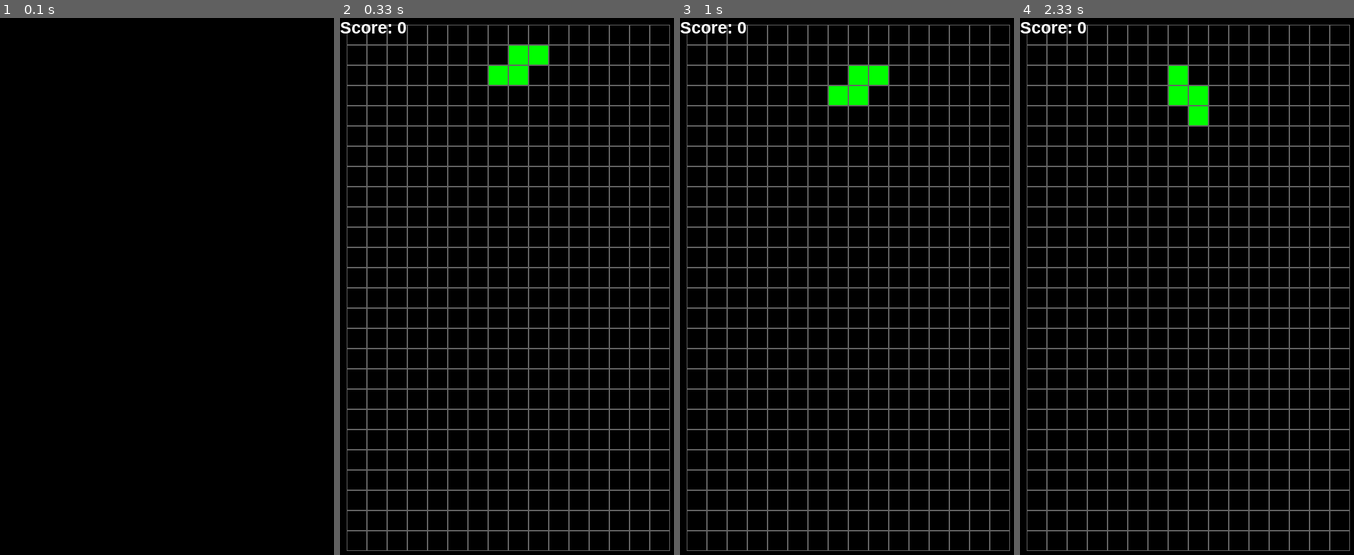
Above: before the commit, frames 1-4 (left to right).
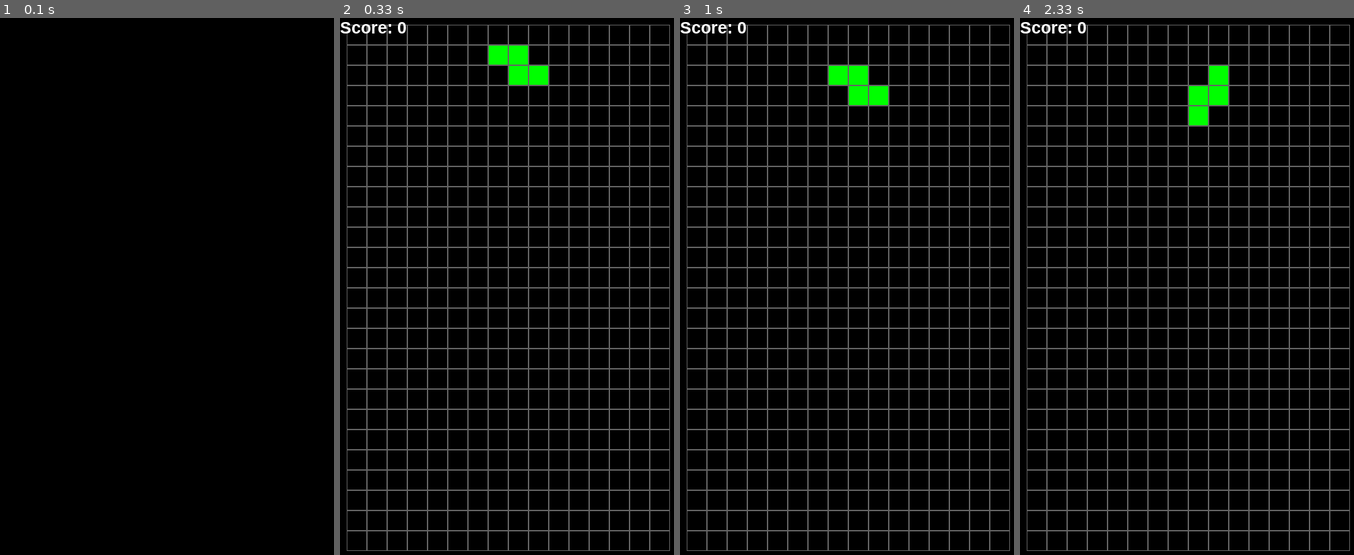
Above: after the commit, the same moments.

Repository: supercandela/UTN_Programacion-Laboratorio_1_Python
Game: pygame game, started from Laboratorio_1-2do_Parcial/Tetris.py
Same seed, same stepped clock (60 frames per second), same inputs: the game is played once before the commit and once after it.
Inputs:
- Up to frame 1 (0.1 s): no input
- Up to frame 2 (0.33 s): no input
- Up to frame 3 (1 s): hold Up 0.33-0.8 s; hold Up from 0.83 s (still down)
- Up to frame 4 (2.33 s): release Up at 1.2 s; hold Up 1.23-1.55 s; hold Up 1.58-1.95 s; hold Up 1.98-2.32 s

Frame 1 is identical in both runs. In frame 2, 0.8% of the frame differs, in the area x 44-63%, y 5-13%; in frame 3, 0.8%; in frame 4, 0.8%.

Commit message:
Cambio de Matriz base a 4x4

Diff:
--- a/Laboratorio_1-2do_Parcial/Tetris.py
+++ b/Laboratorio_1-2do_Parcial/Tetris.py
@@ -15,19 +15,19 @@
 #BLOCKS
 blocks = [
     #LINEA
-    [[1, 4, 7], [3, 4, 5]],
-    #CRUZ
-    [[1, 3, 4, 5, 7]],
+    [[0, 1, 2, 3], [1, 5, 9, 13]],
+    #CUADRADO
+    [[1, 2, 5, 6]],
     #LETRA S - DOS EN DOS - 1
-    [[0, 1, 4, 5], [1, 3, 4, 6]],
+    [[1, 2, 4, 5], [1, 5, 6, 10]],
     #LETRA Z - DOS EN DOS - 2
-    [[1, 2, 3, 4], [0, 3, 4, 7]],
+    [[0, 1, 5, 6], [2, 5, 6, 9]],
     #LETRA J
-    [[0, 1, 3, 6], [0, 1, 2, 5], [2, 5, 7, 8], [3, 6, 7, 8]],
+    [[0, 1, 2, 6], [2, 6, 9, 10], [4, 8, 9, 10], [0, 1, 4, 8]],
     #LETRA L
-    [[1, 2, 5, 8], [5, 6, 7, 8], [0, 3, 6, 7], [0, 1, 2, 3]],
+    [[0, 4, 8, 9], [0, 1, 2, 4], [1, 2, 6, 10], [6, 8, 9, 10]],
     #LETRA T
-    [[4, 6, 7, 8], [0, 3, 4, 6], [0, 1, 2, 4], [2, 4, 5, 8]]
+    [[5, 8, 9, 10], [0, 4, 5, 8], [0, 1, 2, 5], [2, 5, 6, 10]]
 ]
 
 color_bloque = [RED, YELLOW, MAGENTA, GREEN, BLUE, ORANGE, CYAN]
@@ -77,13 +77,13 @@
 def draw_block():
     """
     Dibuja el bloque.
-    Recorre la matriz de 3 x 3 con los dos for anidados.
-    """
-    for y in range(3):
-        for x in range (3):
+    Recorre la matriz de 4 x 4 con los dos for anidados.
+    """
+    for y in range(4):
+        for x in range(4):
             # Revisa si el valor existe en la instancia del bloque que estamos chequeando. Si existe, dibuja el cuadrado que corresponde.
             # Este if aplana el valor de la matriz que estamos chequeando (la lista blocks)
-            if y * 3 + x in block.shape():
+            if y * 4 + x in block.shape():
                 pygame.draw.rect(screen,
                                  block.colour,
                                  [(x + block.x) * grid_size + x_gap + 1,
@@ -99,9 +99,9 @@
     last_rotation = block.rotation
     block.rotation = (block.rotation + 1) % len(blocks[block.type])
     can_rotate = True
-    for y in range(3):
-        for x in range(3):
-            if y * 3 + x in block.shape():
+    for y in range(4):
+        for x in range(4):
+            if y * 4 + x in block.shape():
                 if collides( 0, 0):
                     can_rotate = False
 
@@ -118,9 +118,9 @@
     - next_y: (type: int) próximo valor de y. Lo sumo al valor actual que chequeo.
     """
     collision = False
-    for y in range(3):
-        for x in range(3):
-            if y * 3 + x in block.shape():
+    for y in range(4):
+        for x in range(4):
+            if y * 4 + x in block.shape():
                 #Chequea:
                 # que no salga de la pantalla por arriba
                 # que no salga de la pantalla por abajo
@@ -143,9 +143,9 @@
     Chequea si llega al final de la pantalla, para detener el movimiento de caída.
     """
     can_drop = True
-    for y in range(3):
-        for x in range(3):
-            if y * 3 + x in block.shape():
+    for y in range(4):
+        for x in range(4):
+            if y * 4 + x in block.shape():
                 if collides(0, 1):
                     can_drop = False
 
@@ -153,9 +153,9 @@
         block.y += 1
     else:
         #Al tocar el fondo, agrego el bloque al game board y lo pinto de verde
-        for y in range(3):
-            for x in range(3):
-                if y * 3 + x in block.shape():
+        for y in range(4):
+            for x in range(4):
+                if y * 4 + x in block.shape():
                     game_board[x + block.x][y + block.y] = block.colour
 
     return can_drop
@@ -169,9 +169,9 @@
     """
     can_move = True
 
-    for y in range(3):
-        for x in range(3):
-            if y * 3 + x in block.shape():
+    for y in range(4):
+        for x in range(4):
+            if y * 4 + x in block.shape():
                 if collides( dx, 0):
                     can_move = False
 
